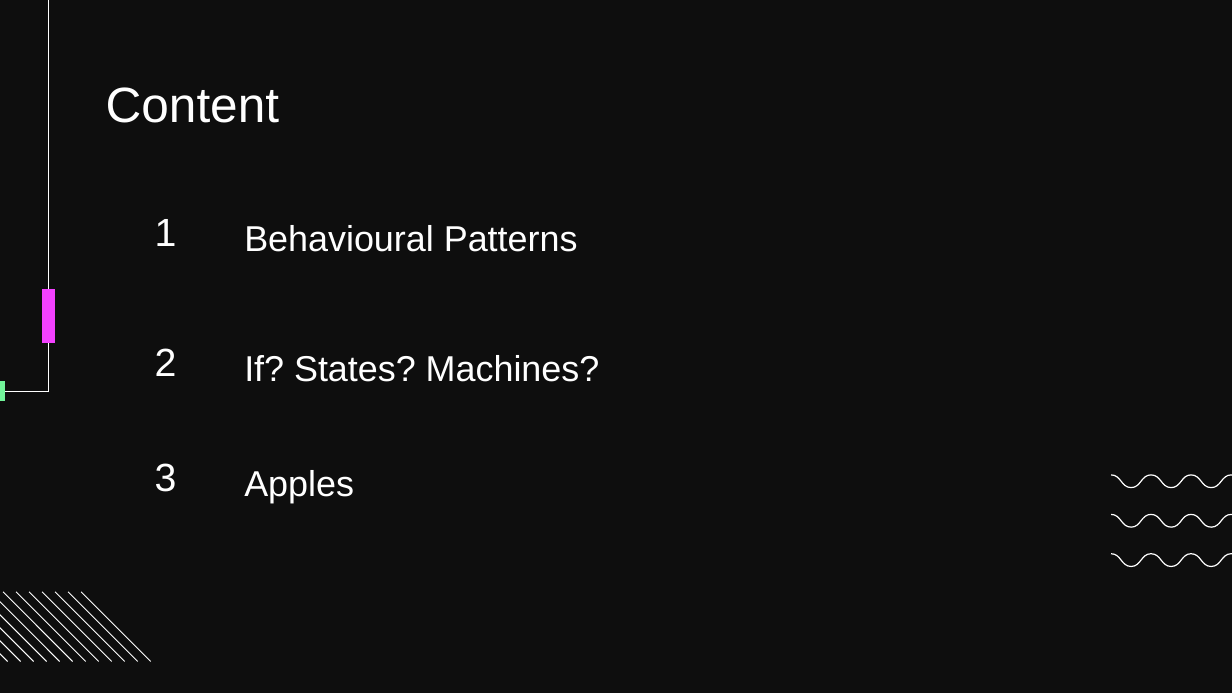
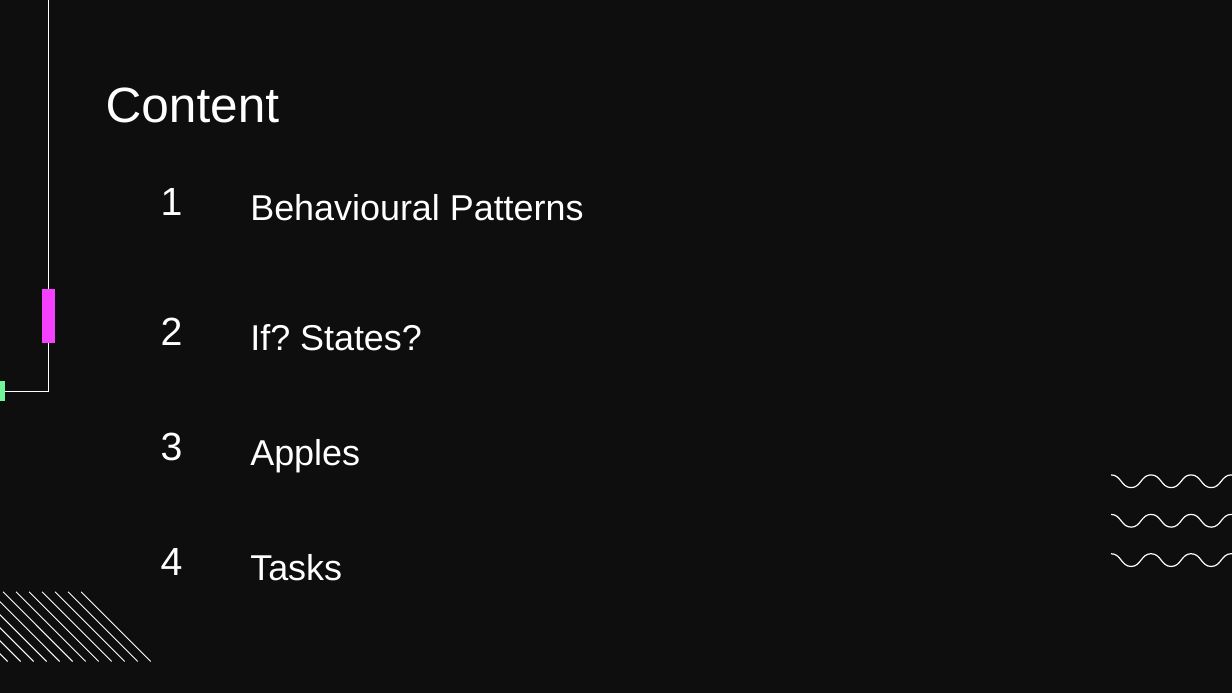
Before and after one commit to Sokkero/schoolThing, a slide deck: slide 2 of Presentation.pptx. Drawn at 1232x693 pixels with LibreOffice and Linux fonts; fonts in the diff are those of the drawing; background and template pictures are left out. Boxes give left, top, right and bottom in pixels: in the first picture for what was removed or moved away, otherwise in the second. Text is boxed around its words. In the diff, an @@ line names an element or a change of style, - is before the commit and + after.

```diff
--- a/Presentation.pptx
+++ b/Presentation.pptx
@@ subtitle at [250, 324, 422, 351]: text changed @@
-If? States? Machines?
+If? States?
@@ 3 titles, 2 subtitles: place and size @@
-3 titles, 2 subtitles at [155, 219, 578, 503]
+3 titles, 2 subtitles at [161, 188, 584, 472]
@@ text added at [161, 548, 183, 575], 30.7 pt, text #FFFFFF @@
+4
@@ text added at [250, 554, 342, 581], 28 pt, text #FFFFFF @@
+Tasks
```
Also in this commit, not shown: 6 other slides changed, 2 slides added, 1 other file.
